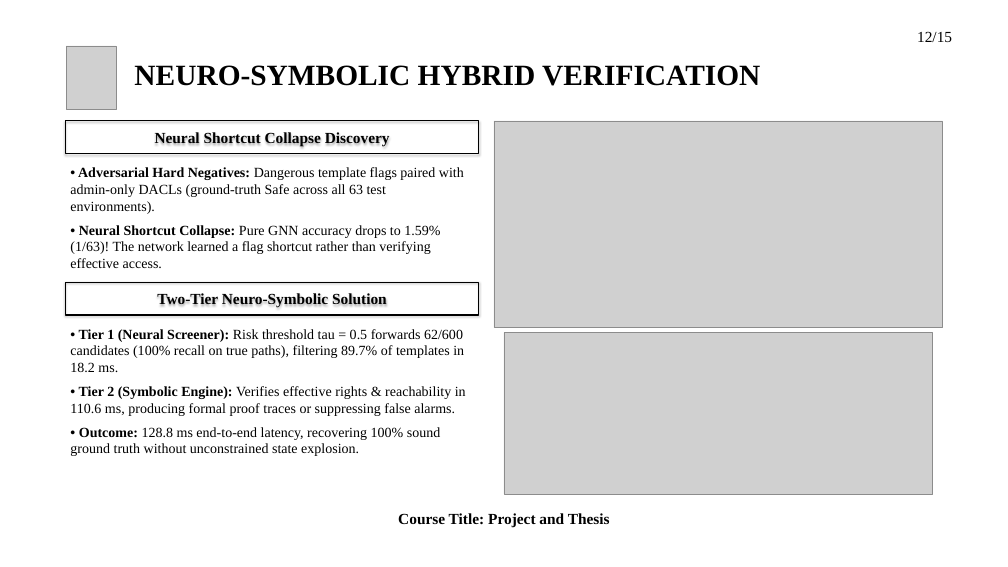
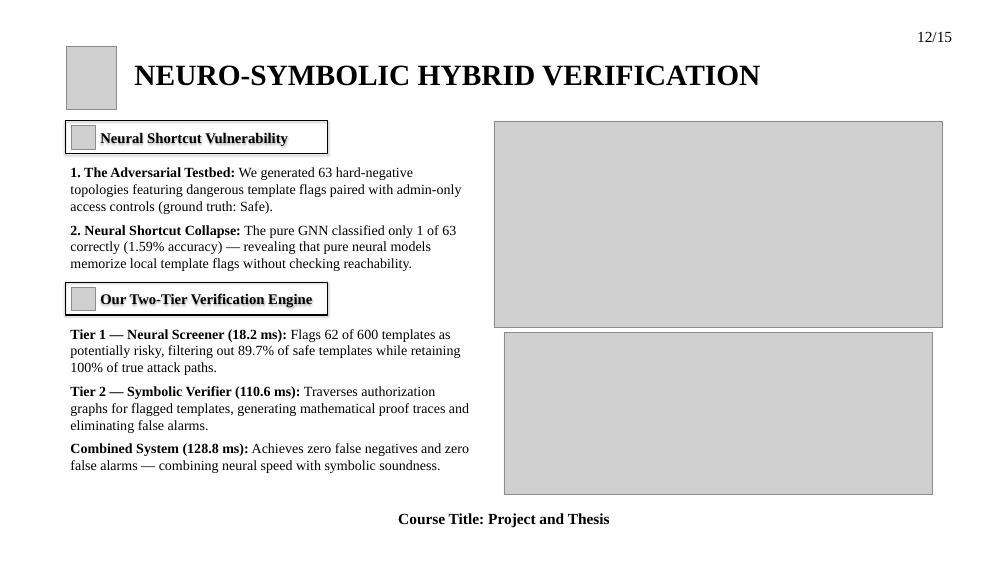
Before and after one commit to hasanshahriar32/GOAD, a slide deck: slide 12 of thesis_paper/certgraph_thesis_defense.pptx. Drawn at 1008x567 pixels with LibreOffice and Linux fonts; fonts in the diff are those of the drawing; grey boxes stand for pictures; background and template pictures are left out. Boxes give left, top, right and bottom in pixels: in the first picture for what was removed or moved away, otherwise in the second. Text is boxed around its words. In the diff, an @@ line names an element or a change of style, - is before the commit and + after.

```diff
--- a/thesis_paper/certgraph_thesis_defense.pptx
+++ b/thesis_paper/certgraph_thesis_defense.pptx
@@ rectangle "Neural Shortcut Vulnerability": place and size @@
-rectangle "Neural Shortcut Vulnerability" at <box>66,121,479,154</box>
+rectangle "Neural Shortcut Vulnerability" at <box>66,121,328,154</box>
@@ picture added at <box>72,125,95,149</box> @@
@@ text in rectangle at <box>100,133,288,146</box>: text changed; size 22 to 21 pt @@
-Neural Shortcut Collapse Discovery
+Neural Shortcut Vulnerability
@@ text at <box>70,167,462,271</box>: text changed @@
-• Adversarial Hard Negatives: Dangerous template flags paired with admin-only DACLs (ground-truth Safe across all 63 test environments).
-• Neural Shortcut Collapse: Pure GNN accuracy drops to 1.59% (1/63)! The network learned a flag shortcut rather than verifying effective access.
+1. The Adversarial Testbed: We generated 63 hard-negative topologies featuring dangerous template flags paired with admin-only access controls (ground truth: Safe).
+2. Neural Shortcut Collapse: The pure GNN classified only 1 of 63 correctly (1.59% accuracy) — revealing that pure neural models memorize local template flags without checking reachability.
@@ rectangle "Our Two-Tier Verification Engine": place and size @@
-rectangle "Our Two-Tier Verification Engine" at <box>66,282,479,315</box>
+rectangle "Our Two-Tier Verification Engine" at <box>66,282,328,315</box>
@@ picture added at <box>72,287,95,310</box> @@
@@ text in rectangle at <box>100,292,312,307</box>: text changed; size 22 to 21 pt @@
-Two-Tier Neuro-Symbolic Solution
+Our Two-Tier Verification Engine
@@ text at <box>70,329,469,473</box>: text changed @@
-• Tier 1 (Neural Screener): Risk threshold tau = 0.5 forwards 62/600 candidates (100% recall on true paths), filtering 89.7% of templates in 18.2 ms.
-• Tier 2 (Symbolic Engine): Verifies effective rights & reachability in 110.6 ms, producing formal proof traces or suppressing false alarms.
-• Outcome: 128.8 ms end-to-end latency, recovering 100% sound ground truth without unconstrained state explosion.
+Tier 1 — Neural Screener (18.2 ms): Flags 62 of 600 templates as potentially risky, filtering out 89.7% of safe templates while retaining 100% of true attack paths.
+Tier 2 — Symbolic Verifier (110.6 ms): Traverses authorization graphs for flagged templates, generating mathematical proof traces and eliminating false alarms.
+Combined System (128.8 ms): Achieves zero false negatives and zero false alarms — combining neural speed with symbolic soundness.
```
Also in this commit, not shown: 12 other slides changed, 39 other files.
